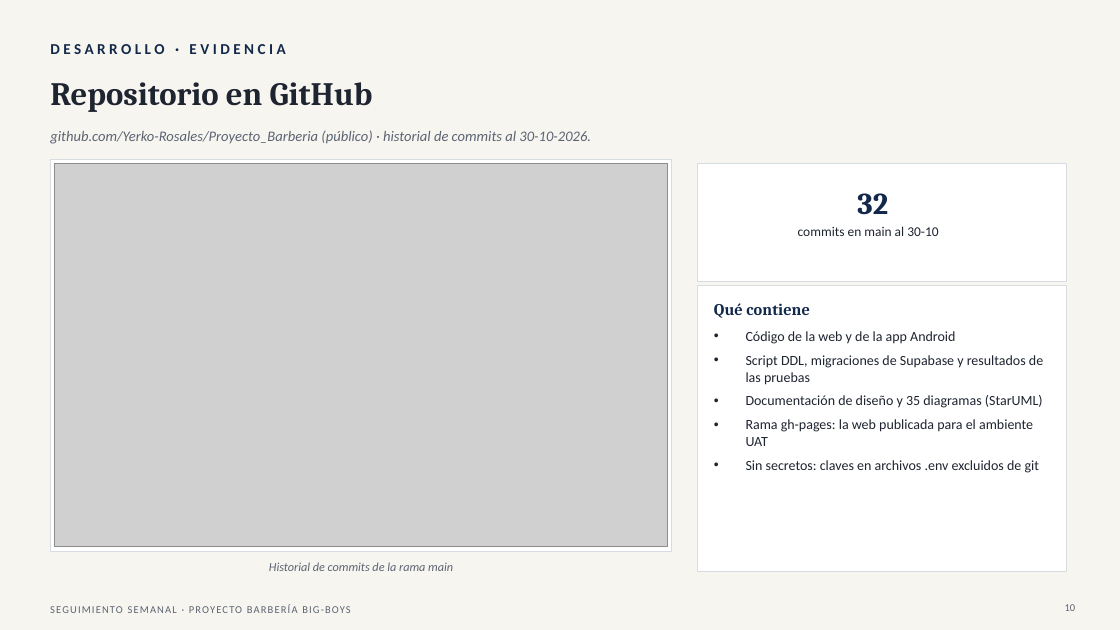
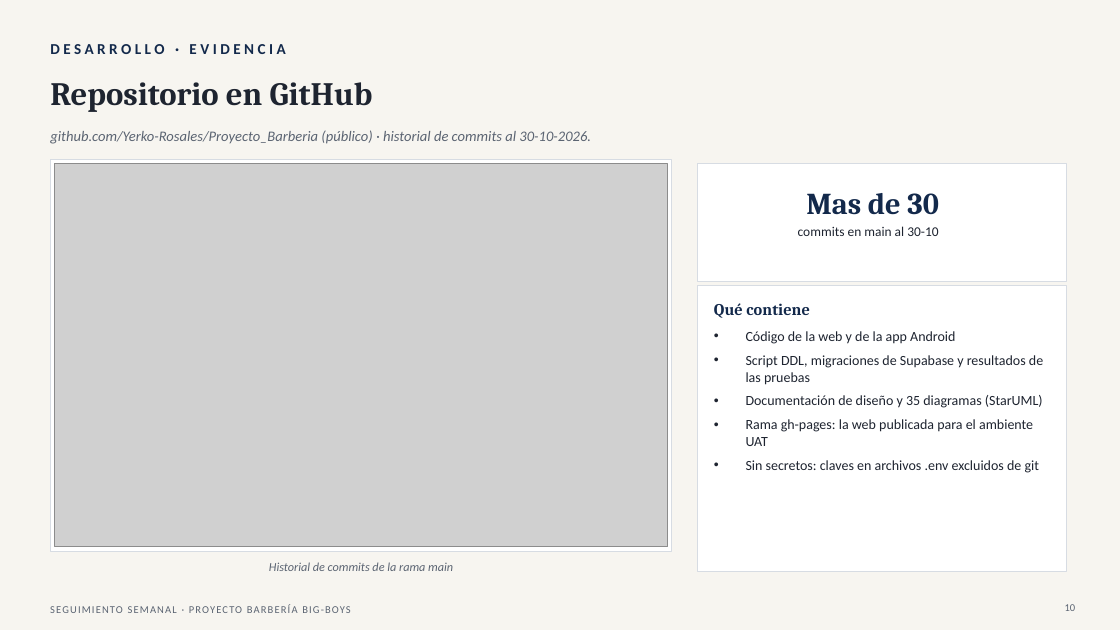
Before and after one commit to Yerko-Rosales/Proyecto_Barberia, a slide deck: slide 10 of Fase 2/Seguimiento semanal/Seguimiento_Roadmap_Proyecto_Barberia_30-10.pptx. Drawn at 1120x630 pixels with LibreOffice and Linux fonts; fonts in the diff are those of the drawing; grey boxes stand for pictures. Boxes give left, top, right and bottom in pixels: in the first picture for what was removed or moved away, otherwise in the second. Text is boxed around its words. In the diff, an @@ line names an element or a change of style, - is before the commit and + after.

Commit message:
Seguimiento 30-10: ajustes finales de la presentación

```diff
--- a/Fase 2/Seguimiento semanal/Seguimiento_Roadmap_Proyecto_Barberia_30-10.pptx
+++ b/Fase 2/Seguimiento semanal/Seguimiento_Roadmap_Proyecto_Barberia_30-10.pptx
@@ text at (x1=806, y1=193, x2=939, y2=215): text changed @@
-32
+Mas de 30
```
